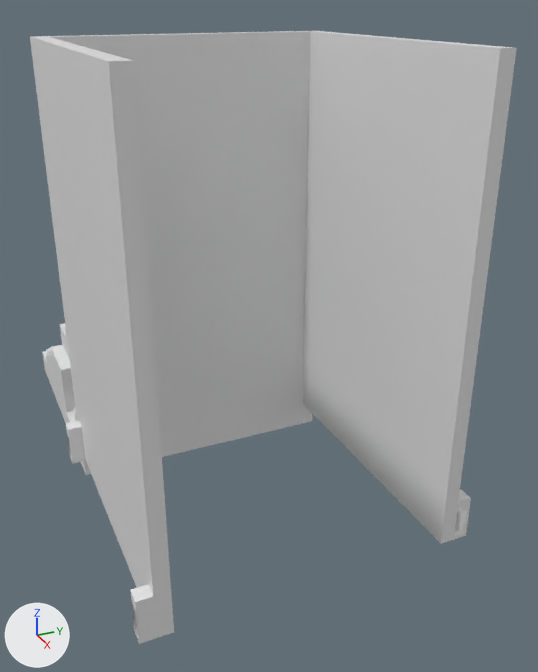
The FBX model Assets/Resources/Models/lovejam3.fbx, before and after one commit.
Before and after are seen from a 50 mm camera at (28.0, -2.2, 13.3) aimed at (9.2, 6.3, 3.9). The axes (+X, +Y, +Z) are drawn at lower left. The lights are the same throughout. Where no turn or scale is listed for an object, it has been applied to the vertices. Vertices at the same position are counted once.

Before the edit, the objects in view are built like this:
```python
me_cube_000 = bpy.data.meshes.new('Cube.000')
me_cube_000.from_pydata(...)  # 3996 vertices, 3996 faces; spans x -8.6..0.2, y -0.2..8.6, z -0.2..11.8
me_cube_000.materials.append(mat_material)  # white #e7e7e7
me_cube_001 = bpy.data.meshes.new('Cube.001')
me_cube_001.from_pydata(...)  # 177 vertices, 128 faces; spans x -2.0..2.0, y -0.4..0.4, z -1.4..1.4
me_cube_001.materials.append(mat_material)  # white #e7e7e7
me_cube_008 = bpy.data.meshes.new('Cube.008')
me_cube_008.from_pydata(...)  # 820 vertices, 778 faces; spans x -0.2..7.8, y -0.2..7.8, z -0.4..0.4
me_cube_008.materials.append(mat_material)  # white #e7e7e7
ob_cube_000 = bpy.data.objects.new('Cube.000', me_cube_008)
ob_cube_000.location = (0.0, 0.8, 0.0)
ob_cube_003 = bpy.data.objects.new('Cube.003', me_cube_001)
ob_cube_003.location = (3.0, 1.0, 1.8)
ob_cube_004 = bpy.data.objects.new('Cube.004', me_cube_000)
ob_cube_004.location = (15.6, 0.4, 0.6)
```
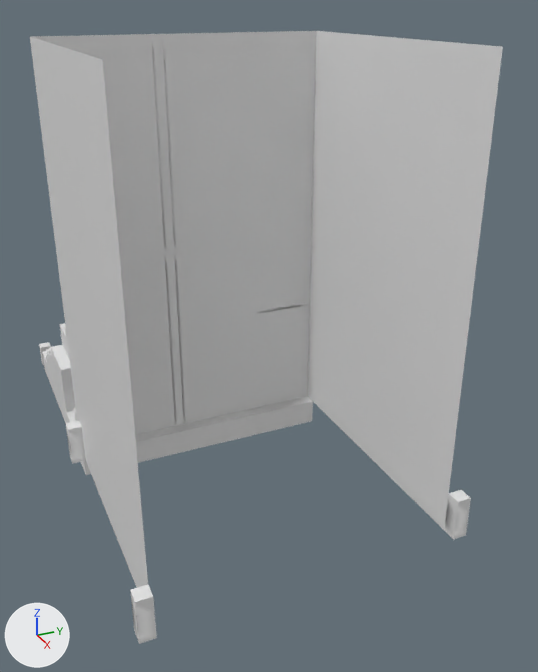
What differs and where, as boxes (x1, y1, x2, y2) in the pictures (538 x 672 px):
'Cube.004', reshaped
    before: (30, 31, 517, 644)
    after: (30, 31, 503, 644)
'Cube.002', added
    after: (39, 342, 51, 365)
part 1 of me_cube_000, cut back
    before: (30, 31, 517, 638)
    after: (143, 562, 148, 585)
'Cube.001', unchanged, uncovered by the edit
    after: (151, 34, 177, 252)

Diff of the bpy script that builds the scene:
```diff
--- a/Assets/Resources/Models/lovejam3.fbx.py
+++ b/Assets/Resources/Models/lovejam3.fbx.py
@@ me_cube_000 @@
 # used by ob_cube_004; location = (15.6, 0.4, 0.6)
-me_cube_000.from_pydata(...)  # 3996 vertices, 3996 faces; spans x -8.6..0.2, y -0.2..8.6, z -0.2..11.8
+me_cube_000.from_pydata(...)  # 1987 vertices, 1896 faces; spans x -8.6..0.2, y -0.2..8.6, z -0.2..11.8
+# me_cube_000 part 1: 2013 vertices removed from x -7.8..0.2, y 0.2..8.2, z -0.2..11.8; 4 vertices added at x -8.2..-0.2, y 0.2..8.2, z 1.0
 me_cube_000.materials.append(mat_material)
@@ me_cube_003 @@
+me_cube_003.from_pydata([(0.2, 0.2, 0.4), (0.2, 0.2, -0.4), (0.2, -0.2, 0.4), (0.2, -0.2, -0.4), (-0.2, 0.2, 0.4), (-0.2, 0.2, -0.4), (-0.2, -0.2, 0.4), (-0.2, -0.2, -0.4), (0.2, 0.2, 0.0), (-0.2, -0.2, 0.0), (0.2, -0.2, 0.0), (-0.2, 0.2, 0.0)], [], [(0, 4, 6, 2), (10, 2, 6, 9), (9, 6, 4, 11), (5, 1, 3, 7), (8, 0, 2, 10), (11, 4, 0, 8), (5, 11, 8, 1), (1, 8, 10, 3), (7, 9, 11, 5), (3, 10, 9, 7)])
+me_cube_003.materials.append(mat_material)  # white #e7e7e7
@@ ob_cube_002 @@
+ob_cube_002 = bpy.data.objects.new('Cube.002', me_cube_003)
+ob_cube_002.location = (-0.8, 0.8, 0.0)
```
